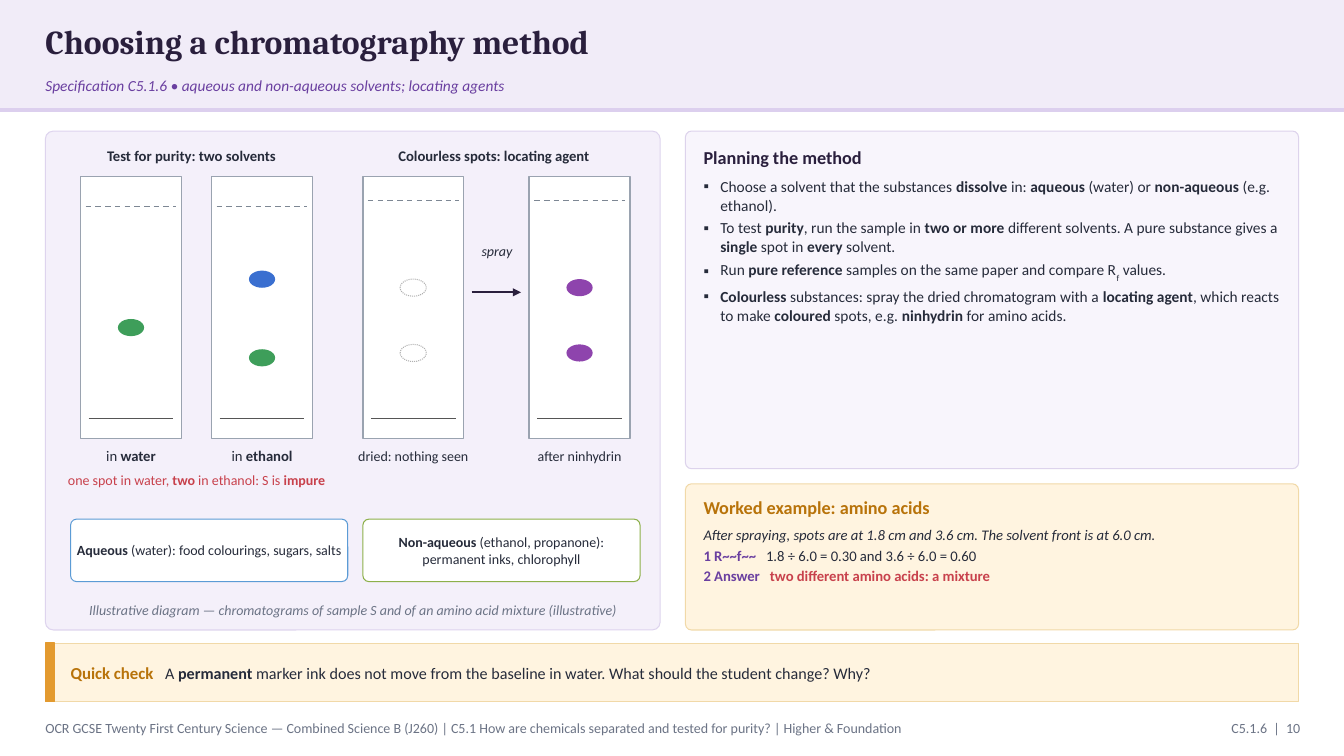
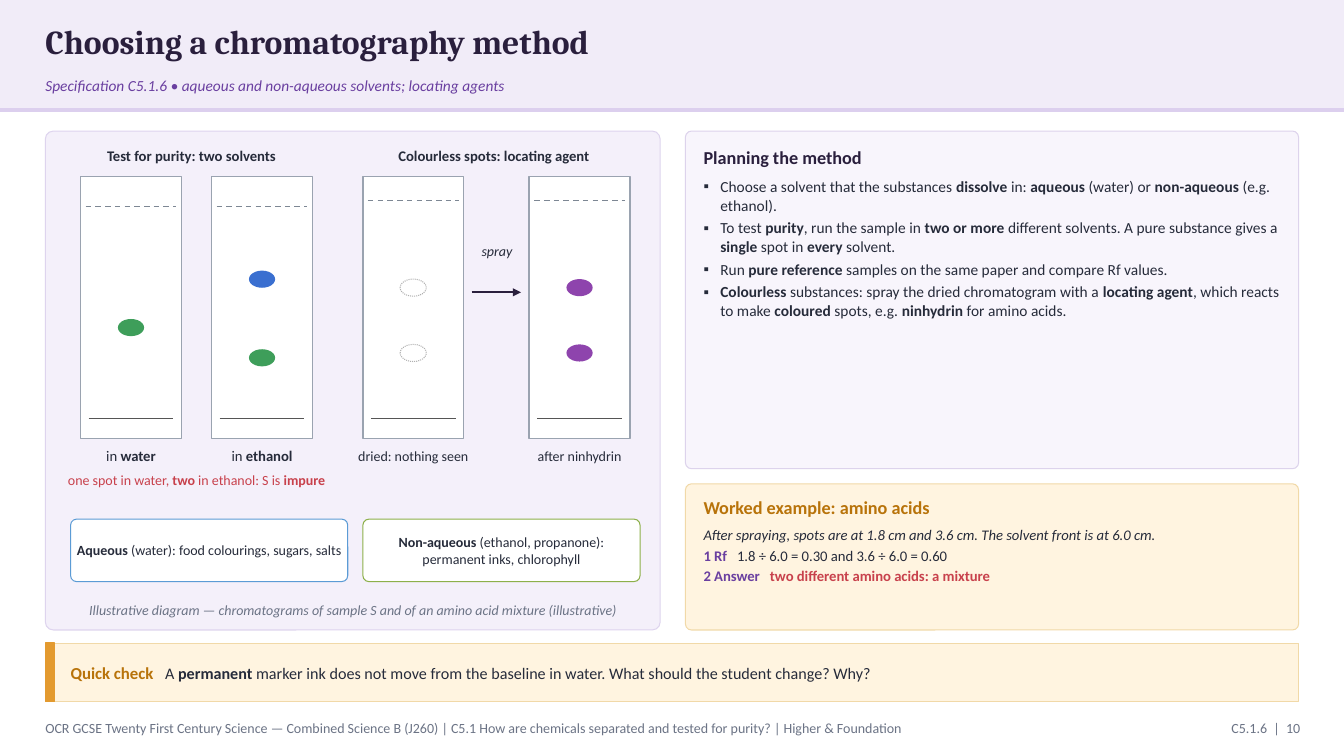
Before and after one commit to pstephenphilip-ship-it/Piri-MBBS, a slide deck: slide 10 of gcse-slides/ocr-chemistry/OCR21C_C5.1_SeparationPurity_Combined.pptx. Drawn at 1344x756 pixels with LibreOffice and Linux fonts; fonts in the diff are those of the drawing. Boxes give left, top, right and bottom in pixels: in the first picture for what was removed or moved away, otherwise in the second. Text is boxed around its words. In the diff, an @@ line names an element or a change of style, - is before the commit and + after.

```diff
--- a/gcse-slides/ocr-chemistry/OCR21C_C5.1_SeparationPurity_Combined.pptx
+++ b/gcse-slides/ocr-chemistry/OCR21C_C5.1_SeparationPurity_Combined.pptx
@@ text at <box>720,264,1167,278</box>: now on the baseline in "Rf" @@
@@ text at <box>704,550,947,561</box>: text changed @@
-1 R~~f~~ 1.8 ÷ 6.0 = 0.30 and 3.6 ÷ 6.0 = 0.60
+1 Rf 1.8 ÷ 6.0 = 0.30 and 3.6 ÷ 6.0 = 0.60
```
Also in this commit, not shown: 14 other slides changed, 2 other files.
